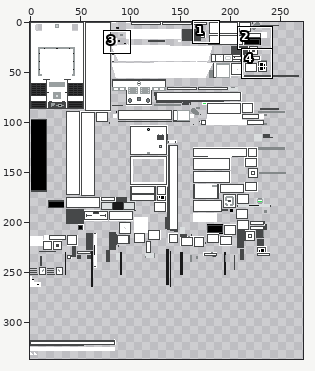
A sprite sheet gets an edit: doodle tank Resources/textures/entity/tiger_1/default.png. Above, an overview of the earlier version with the close-up marked.
Close-up. Before the commit:
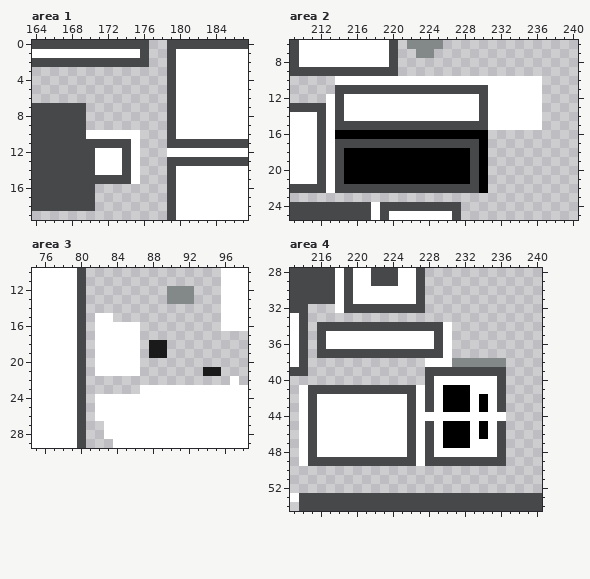
The file is 2048x2048 pixels. Colours within 5 levels of each other are drawn and written as one. Shown: area 1: x 164..187, y 0..19; area 2: x 209..240, y 6..25; area 3: x 75..98, y 10..29; area 4: x 213..240, y 28..54. The wide view leaves out empty margins. The commit also changed other parts of the picture, which this record leaves out.
After the commit:
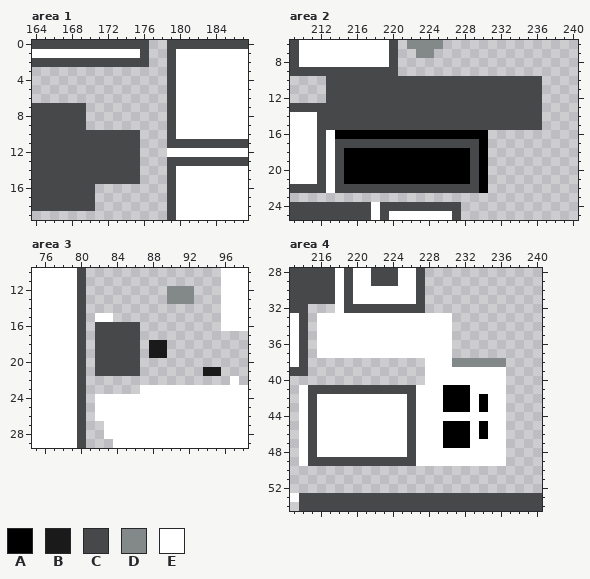
Palette (. is transparent): A #000000  B #1a1a1b  C #464849  D #838889  E #ffffff
Difference:
--- area 1
@@ x 168..177 @@
  9 CC........
-10 CCEEEEEE..
-11 CCCCCCCE..
-12 CCCEEECE..
-13 CCCEEECE..
-14 CCCEEECE..
-15 CCCCCCCE..
+10 CCCCCCCC..
+11 CCCCCCCC..
+12 CCCCCCCC..
+13 CCCCCCCC..
+14 CCCCCCCC..
+15 CCCCCCCC..
 16 CCC.......
--- area 2
@@ x 209..240 @@
  9 CCCCCCCCCCCC....................
-10 .....EEEEEEEEEEEEEEEEEEEEEEE....
-11 .....CCCCCCCCCCCCCCCCCEEEEEE....
-12 ....ECEEEEEEEEEEEEEEECEEEEEE....
-13 CCCCECEEEEEEEEEEEEEEECEEEEEE....
-14 EEECECEEEEEEEEEEEEEEECEEEEEE....
-15 EEECECCCCCCCCCCCCCCCCCEEEEEE....
+10 ....CCCCCCCCCCCCCCCCCCCCCCCC....
+11 ....CCCCCCCCCCCCCCCCCCCCCCCC....
+12 ....CCCCCCCCCCCCCCCCCCCCCCCC....
+13 CCCCCCCCCCCCCCCCCCCCCCCCCCCC....
+14 EEECCCCCCCCCCCCCCCCCCCCCCCCC....
+15 EEECCCCCCCCCCCCCCCCCCCCCCCCC....
 16 EEECEAAAAAAAAAAAAAAAAA..........
--- area 3
@@ x 80..88 @@
 15 C.EE.....
-16 C.EEEEE..
-17 C.EEEEE..
-18 C.EEEEE.B
-19 C.EEEEE.B
-20 C.EEEEE..
-21 C.EEEEE..
+16 C.CCCCC..
+17 C.CCCCC..
+18 C.CCCCC.B
+19 C.CCCCC.B
+20 C.CCCCC..
+21 C.CCCCC..
 22 C........
--- area 4
@@ x 213..240 @@
 32 CC...ECCCCCCCCC.............
-33 EC..........................
-34 EC.CCCCCCCCCCCCCCE..........
-35 EC.CEEEEEEEEEEEECE..........
-36 EC.CEEEEEEEEEEEECE..........
-37 EC.CCCCCCCCCCCCCCE..........
+33 EC.EEEEEEEEEEEEEEE..........
+34 EC.EEEEEEEEEEEEEEE..........
+35 EC.EEEEEEEEEEEEEEE..........
+36 EC.EEEEEEEEEEEEEEE..........
+37 EC.EEEEEEEEEEEEEEE..........
 38 EC.............EEEDDDDDD....
-39 CC.............CCCCCCCCC....
-40 ...............CEEEEEEEC....
-41 .ECCCCCCCCCCCCECEAAAEEEC....
-42 .ECEEEEEEEEEECECEAAAEAEC....
-43 .ECEEEEEEEEEECECEAAAEAEC....
+39 CC.............EEEEEEEEE....
+40 ...............EEEEEEEEE....
+41 .ECCCCCCCCCCCCEEEAAAEEEE....
+42 .ECEEEEEEEEEECEEEAAAEAEE....
+43 .ECEEEEEEEEEECEEEAAAEAEE....
 44 .ECEEEEEEEEEECEEEEEEEEEE....
-45 .ECEEEEEEEEEECECEAAAEAEC....
-46 .ECEEEEEEEEEECECEAAAEAEC....
-47 .ECEEEEEEEEEECECEAAAEEEC....
-48 .ECEEEEEEEEEECECEEEEEEEC....
-49 .ECCCCCCCCCCCCECCCCCCCCC....
+45 .ECEEEEEEEEEECEEEAAAEAEE....
+46 .ECEEEEEEEEEECEEEAAAEAEE....
+47 .ECEEEEEEEEEECEEEAAAEEEE....
+48 .ECEEEEEEEEEECEEEEEEEEEE....
+49 .ECCCCCCCCCCCCEEEEEEEEEE....
 50 ............................
Pixel boxes of the changes (left, top, right, bottom) in both close-ups:
changed: (86, 130, 140, 184)
changed: (326, 76, 542, 130)
changed: (95, 322, 140, 376)
changed: (317, 313, 506, 466)
